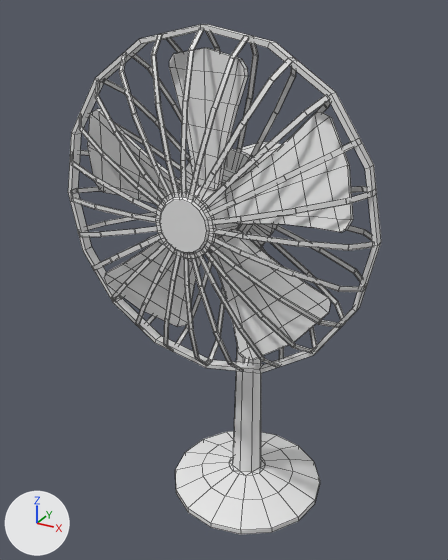
An edit to the FBX model Shove-Em-Up/Assets/Res/Meshes/Enviorment/Ventilador_NEW/ventilador_low.fbx, drawn before and after from the same camera.
Rendered twice from a 50 mm lens placed at (0.618, -1.26, 1.228), pointed at (-0.044, -0.056, 0.626). Arrows for +X, +Y and +Z are at lower left; the lights stay in place. Mesh edges are drawn as thin lines. Where no turn or scale is listed for an object, it has been applied to the vertices.

In view in the first picture: 'aspas_low', 'estructura_low', 'pie_low'.
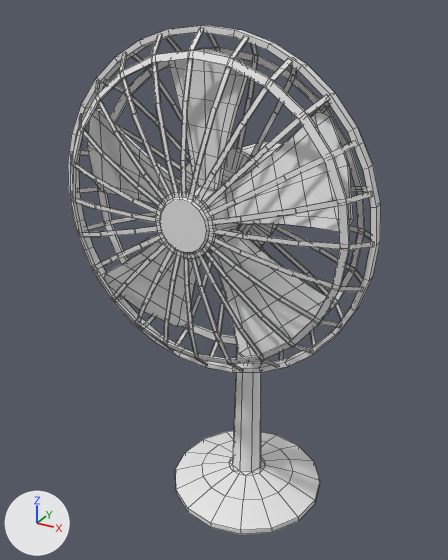
Commit message: [daniel] Update mesh ventiador

Edits to the scene script, one JSON object a line:
```json
{"block": "me_cylinder", "where": "# used by ob_estructura_low; location = (0.0, 0.0, 0.0)"}
{"op": "remove", "block": "me_cylinder", "code": "me_cylinder.from_pydata(...)  # 1393 vertices, 1255 faces; spans x -0.359..0.359, y -0.3..0.166, z 0.482..1.2"}
{"op": "add", "block": "me_cylinder", "code": "me_cylinder.from_pydata(...)  # 1654 vertices, 1511 faces; spans x -0.357..0.357, y -0.3..0.166, z 0.484..1.198"}
{"block": "me_cylinder", "change": "me_cylinder part 1: the loose piece of 64 vertices spanning x -0.359..0.359, y -0.222..-0.199, z 0.482..1.2 is rebuilt with 133 vertices and now spans x -0.357..0.357, y -0.222..-0.198, z 0.484..1.198"}
{"block": "me_cylinder", "change": "me_cylinder part 2: a new loose piece of 96 vertices spanning x -0.317..0.317, y -0.168..-0.154, z 0.524..1.159, in mat_checkler (white #e7e7e7)"}
{"block": "me_cylinder", "change": "me_cylinder part 3: a new loose piece of 96 vertices spanning x -0.317..0.317, y -0.266..-0.251, z 0.524..1.159, in mat_checkler (white #e7e7e7)"}
```

Boxes [x1, y1, x2, y2] around the edits, measured in the pictures (448 x 560 px):
```json
{"object": "estructura_low", "change": "reshaped", "before": [68, 24, 381, 373], "after": [68, 25, 381, 372]}
{"part": 1, "of": "me_cylinder", "change": "rebuilt", "before": [68, 24, 381, 373], "after": [68, 25, 381, 372]}
{"part": 2, "of": "me_cylinder", "change": "added", "after": [97, 47, 365, 344]}
{"part": 3, "of": "me_cylinder", "change": "added", "after": [71, 50, 350, 365]}
```
